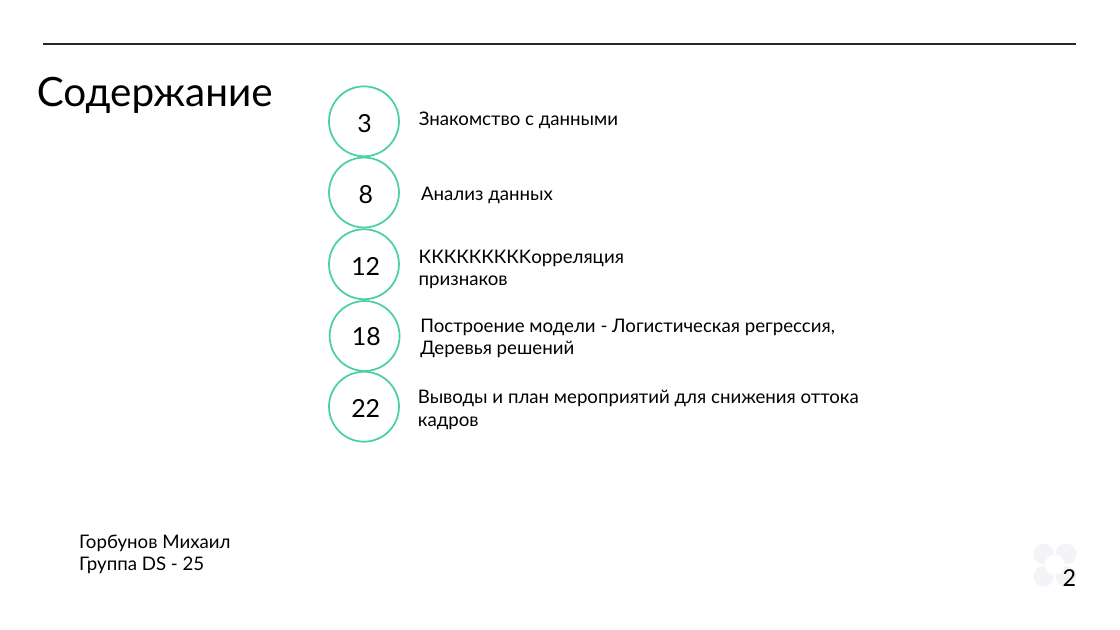
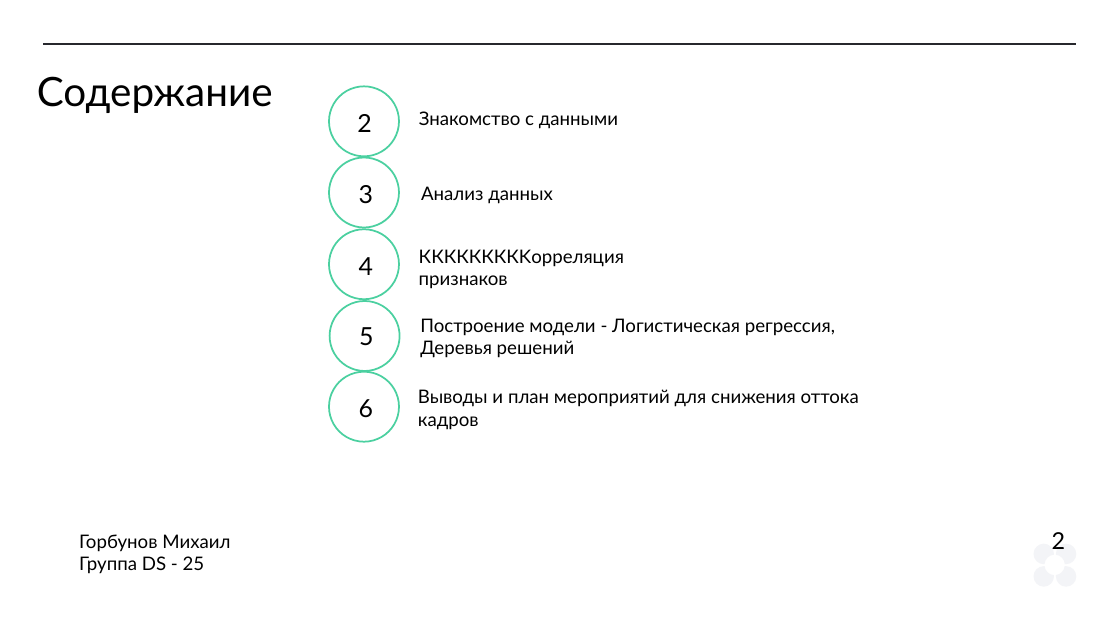
Before and after one commit to MS-max914/MX_2X, a slide deck: slide 2 of Diplom/10_10/Prezent.pptx. Drawn at 1120x630 pixels with LibreOffice and Linux fonts; fonts in the diff are those of the drawing. Boxes give left, top, right and bottom in pixels: in the first picture for what was removed or moved away, otherwise in the second. Text is boxed around its words. In the diff, an @@ line names an element or a change of style, - is before the commit and + after.

```diff
--- a/Diplom/10_10/Prezent.pptx
+++ b/Diplom/10_10/Prezent.pptx
@@ text added at <box>357,114,371,132</box>, 32 pt, text #000000 @@
+2
@@ text "3": place and size @@
-text "3" at <box>357,114,371,133</box>
+text "3" at <box>359,185,373,204</box>
@@ text removed at <box>359,185,373,204</box> @@
-8
@@ text at <box>359,257,373,275</box>: text changed @@
-12
+4
@@ text at <box>359,327,373,346</box>: text changed @@
-18
+5
@@ text at <box>359,399,373,418</box>: text changed @@
-22
+6
@@ text "2": place and size @@
-text "2" at <box>1063,569,1077,586</box>
+text "2" at <box>1052,532,1066,549</box>
```
Also in this commit, not shown: 11 other slides changed.
